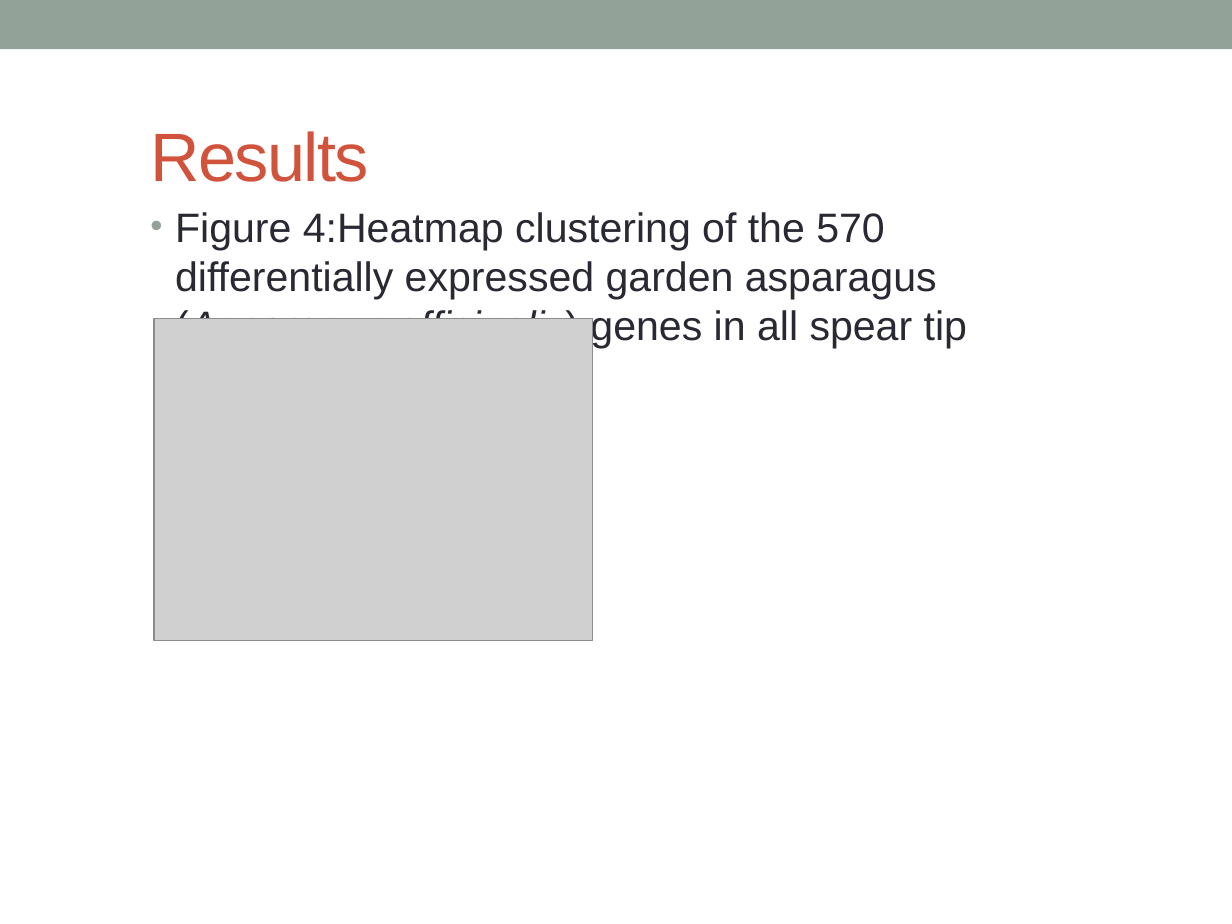
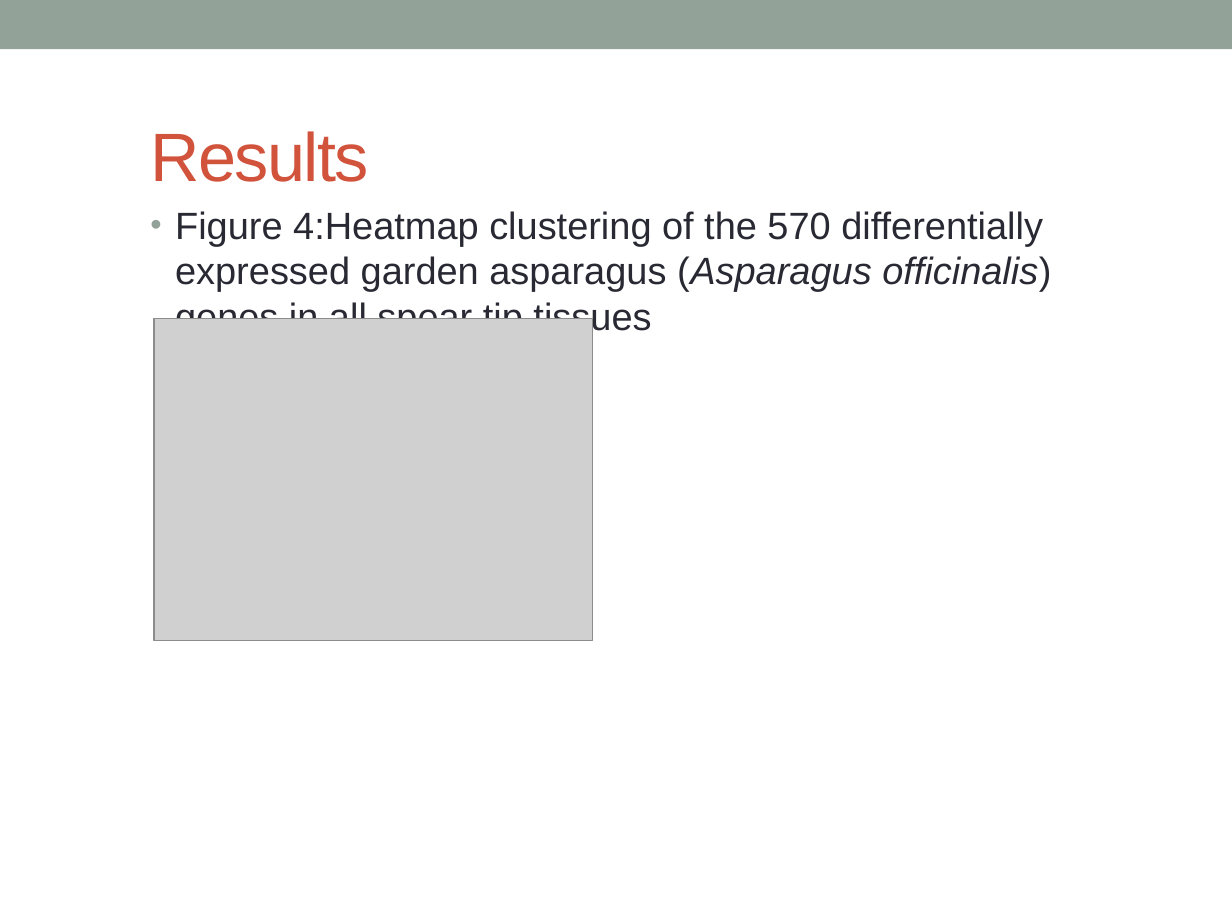
Before and after one commit to katholan/BCB546X-Spring2017_Valerin_final_project, a slide deck: slide 21 of asparagus.pptx (slide 20 before the commit). Drawn at 1232x924 pixels with LibreOffice and Linux fonts; fonts in the diff are those of the drawing; grey boxes stand for pictures. Boxes give left, top, right and bottom in pixels: in the first picture for what was removed or moved away, otherwise in the second. Text is boxed around its words. In the diff, an @@ line names an element or a change of style, - is before the commit and + after.

```diff
--- a/asparagus.pptx
+++ b/asparagus.pptx
@@ text "Figure 4:Heatmap clustering of the ..." at (175,211,1051,337): size 24 to 22.2 pt @@
```
Also in this commit, not shown: 15 other slides changed, 4 slides added, 1 slide removed.
